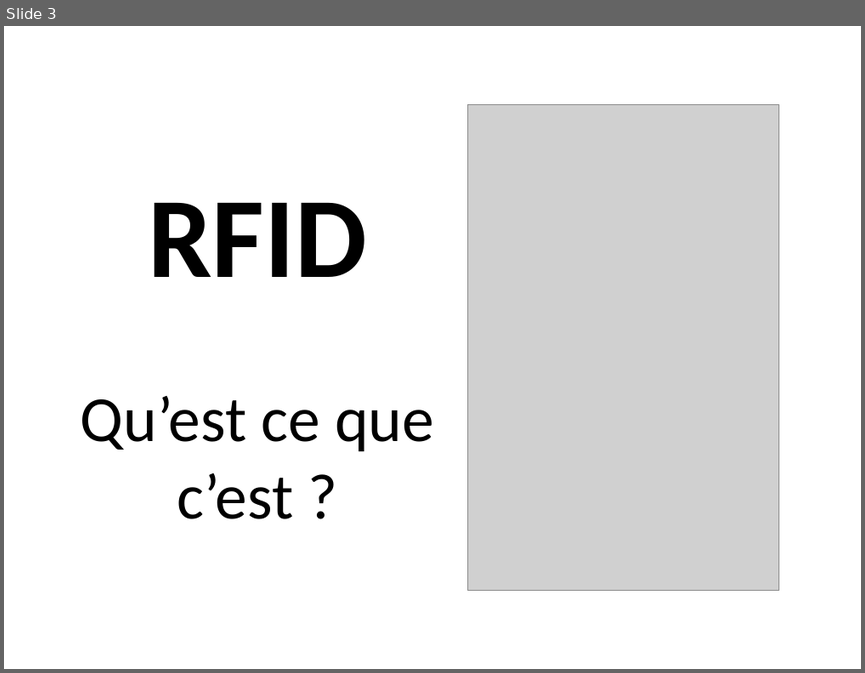
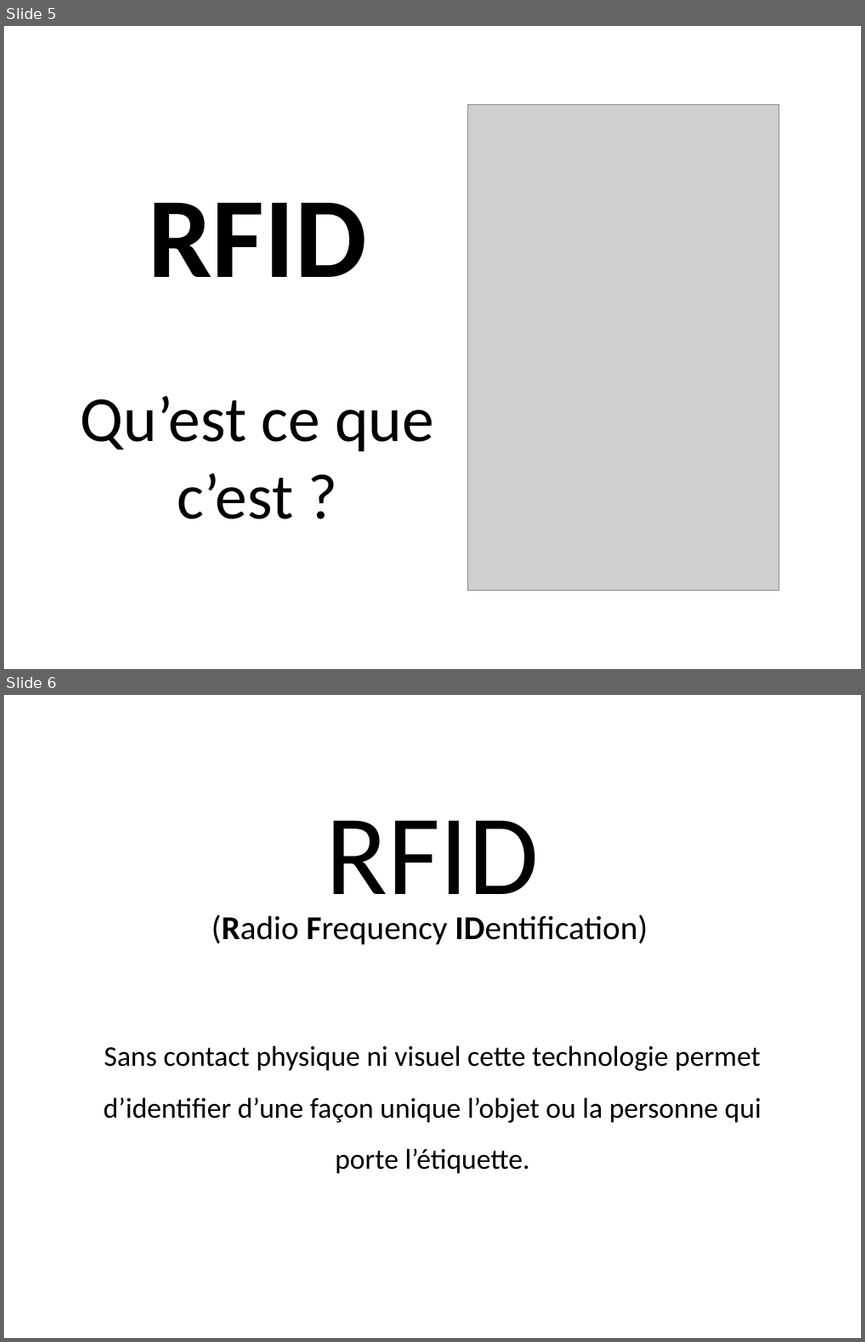
Before and after one commit to adeiry/RFID, a slide deck: RFID.pptx. Shown one above the other, each under a label of ours: slide 3 before the commit, slides 5 and 6 after it. The pictures are 865x673 and 865x1342 pixels, drawn with LibreOffice and Linux fonts; fonts in the diff are those of the drawing; grey boxes stand for pictures. Boxes give left, top, right and bottom in pixels: in the first picture for what was removed or moved away, otherwise in the second. Text is boxed around its words. In the diff, an @@ line names an element or a change of style, - is before the commit and + after.

```diff
--- a/RFID.pptx
+++ b/RFID.pptx
@@ slide 6 added at bbox=[4, 695, 861, 1338], background #FFFFFF @@
@@ title added at bbox=[325, 820, 539, 920], 96 pt, text #000000 @@
+RFID
@@ text added at bbox=[211, 914, 647, 945], 28 pt, text #000000 @@
+(Radio Frequency IDentification)
@@ text added at bbox=[103, 1045, 761, 1174], 24 pt, text #000000 @@
+Sans contact physique ni visuel cette technologie permet d’identifier d’une façon unique l’objet ou la personne qui porte l’étiquette.
@@ what was slide 3 is now slide 5 @@
```
Also in this commit, not shown: 1 slide changed, 8 other slides added, 1 slide removed.
